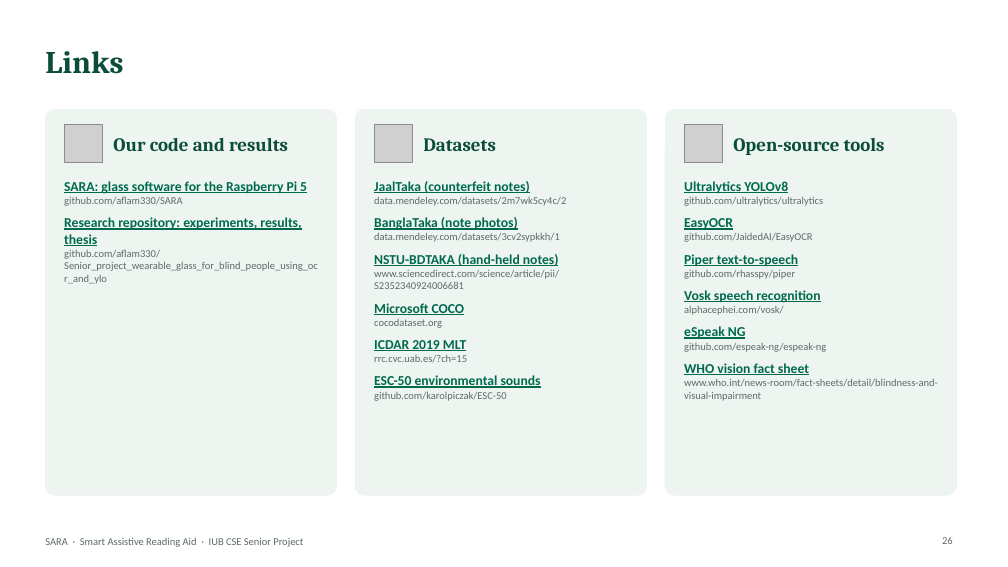
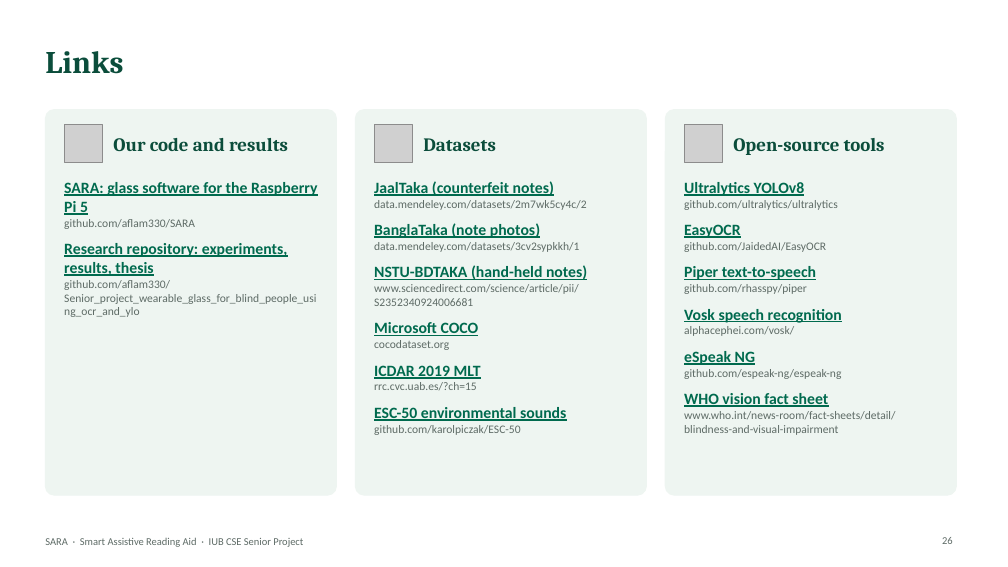
Before and after one commit to aflam330/Senior_project_wearable_glass_for_blind_people_using_ocr_and_ylo, a slide deck: slide 26 of Thesis Report and paper/thesis report/slides/SARA_Presentation.pptx. Drawn at 1008x567 pixels with LibreOffice and Linux fonts; fonts in the diff are those of the drawing; grey boxes stand for pictures. Boxes give left, top, right and bottom in pixels: in the first picture for what was removed or moved away, otherwise in the second. Text is boxed around its words. In the diff, an @@ line names an element or a change of style, - is before the commit and + after.

```diff
--- a/Thesis Report and paper/thesis report/slides/SARA_Presentation.pptx
+++ b/Thesis Report and paper/thesis report/slides/SARA_Presentation.pptx
@@ text "SARA: glass software for the ..." at box(64, 182, 317, 317): size 13 to 15 pt in "SARA: glass software for the Raspberry Pi ...", "Research repository: experiments, results, thesis"; size 10 to 11 pt in "github.com/aflam330/SARA", "github.com/aflam330/Senior_project_wearable_glass_for_blind_ ..."; more space between paragraphs @@
@@ text "JaalTaka (counterfeit notes)" at box(374, 181, 587, 435): size 13 to 15 pt in "JaalTaka (counterfeit notes)", "BanglaTaka (note photos)", "NSTU-BDTAKA (hand-held notes)", "Microsoft COCO" and 2 more places; size 10 to 11 pt in "data.mendeley.com/datasets/2m7wk5cy4c/2", "data.mendeley.com/datasets/3cv2sypkkh/1", "www.sciencedirect.com/science/article/pii/S2352340924006681", "cocodataset.org" and 2 more places; more space between paragraphs @@
@@ text "Ultralytics YOLOv8" at box(684, 182, 895, 435): size 13 to 15 pt in "Ultralytics YOLOv8", "EasyOCR", "Piper text-to-speech", "Vosk speech recognition" and 2 more places; size 10 to 11 pt in "github.com/ultralytics/ultralytics", "github.com/JaidedAI/EasyOCR", "github.com/rhasspy/piper", "alphacephei.com/vosk/" and 2 more places; more space between paragraphs @@
```
Also in this commit, not shown: 14 other slides changed, 6 other files.
